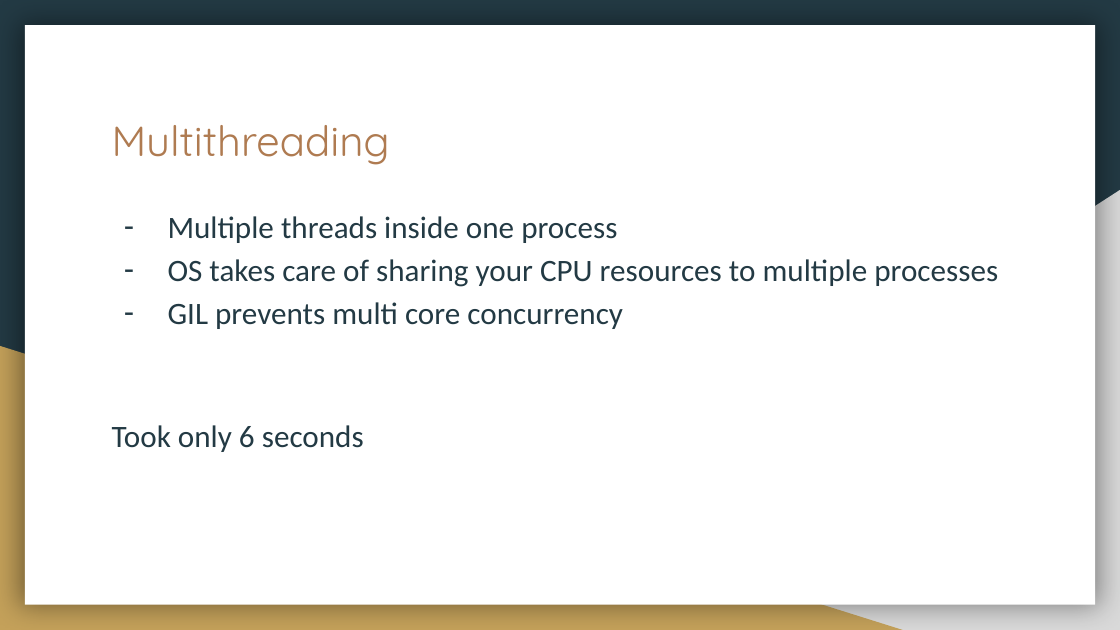
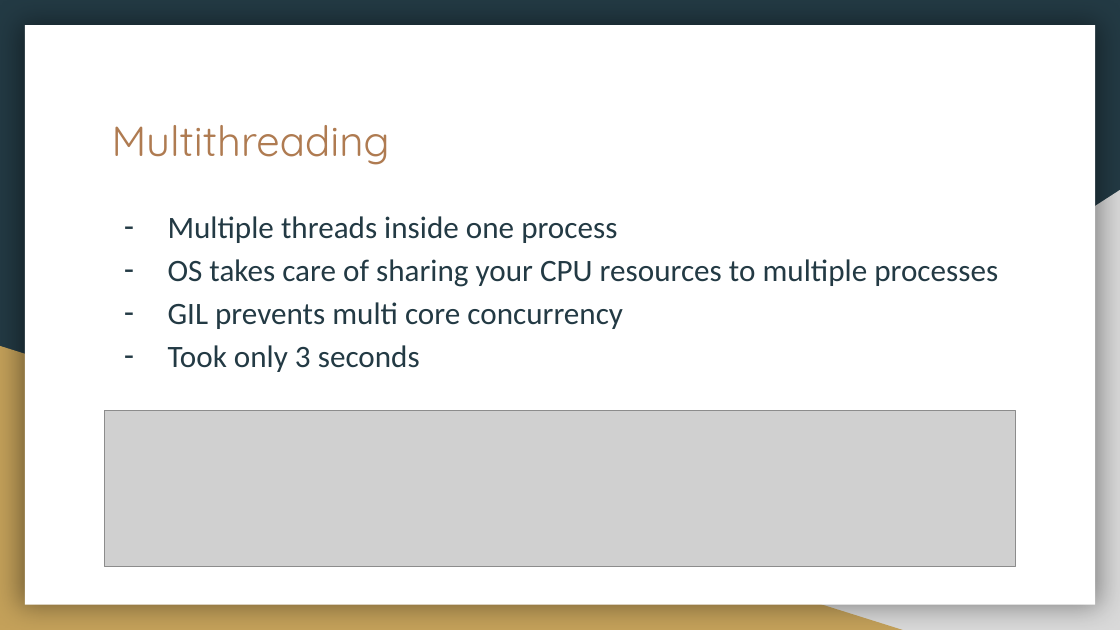
Before and after one commit to dishantsethi/pyconde-2023, a slide deck: slide 6 of Async python.pptx. Drawn at 1120x630 pixels with LibreOffice and Linux fonts; fonts in the diff are those of the drawing; grey boxes stand for pictures. Boxes give left, top, right and bottom in pixels: in the first picture for what was removed or moved away, otherwise in the second. Text is boxed around its words. In the diff, an @@ line names an element or a change of style, - is before the commit and + after.

```diff
--- a/Async python.pptx
+++ b/Async python.pptx
@@ text at bbox=[168, 345, 420, 372]: text changed @@
-Took only 6 seconds
+– Took only 3 seconds
@@ picture added at bbox=[104, 411, 1016, 567] @@
```
Also in this commit, not shown: 3 other slides changed, 6 other files.
